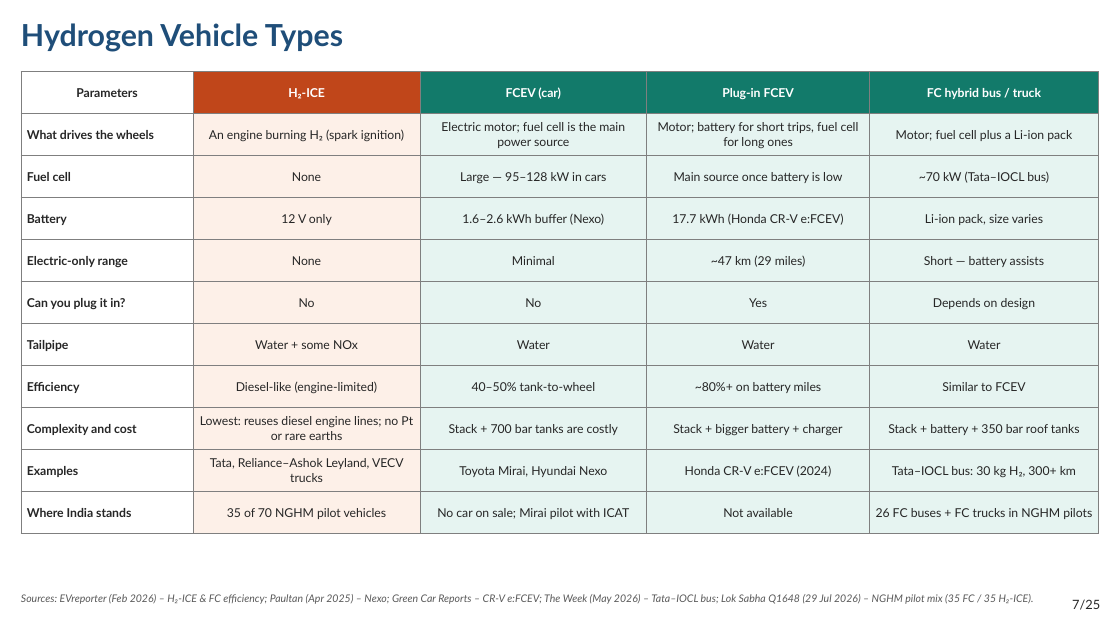
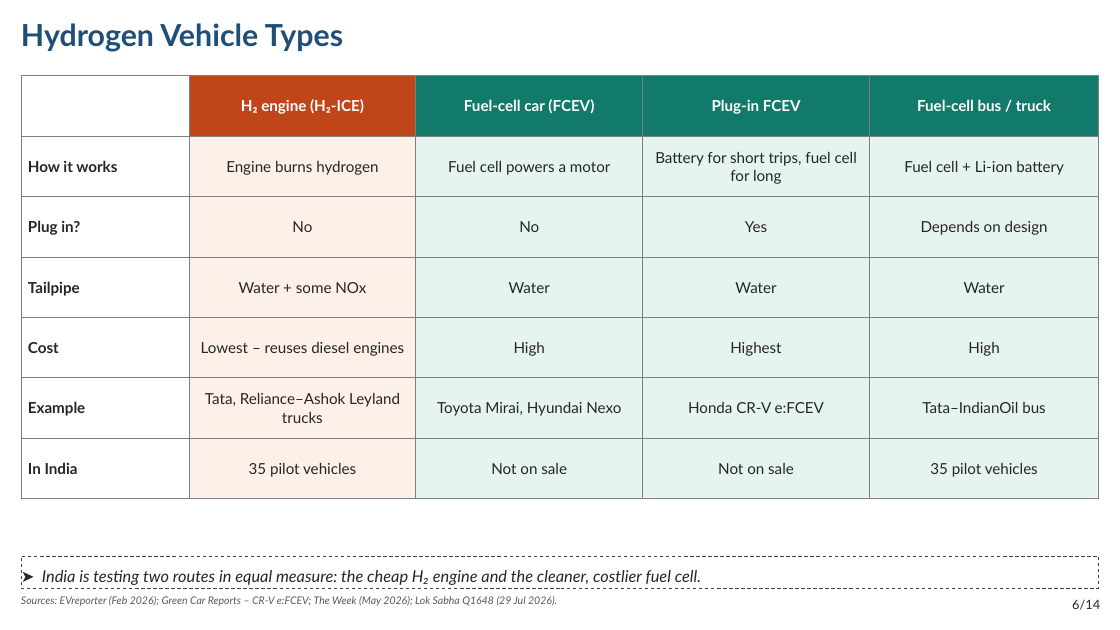
Before and after one commit to Crypto-ashish/hydrogen-car, a slide deck: slide 7 of Hydrogen_Vehicle_Study.pptx (slide 8 before the commit). Drawn at 1120x630 pixels with LibreOffice and Linux fonts; fonts in the diff are those of the drawing. Boxes give left, top, right and bottom in pixels: in the first picture for what was removed or moved away, otherwise in the second. Text is boxed around its words. In the diff, an @@ line names an element or a change of style, - is before the commit and + after.

```diff
--- a/Hydrogen_Vehicle_Study.pptx
+++ b/Hydrogen_Vehicle_Study.pptx
@@ table at (x1=21, y1=76, x2=1099, y2=481) @@
-row 1: Parameters | H₂-ICE | FCEV (car) | Plug-in FCEV | FC hybrid bus / truck
-row 2: What drives the wheels | An engine burning H₂ (spark ignition) | Electric motor; fuel cell is the main power source | Motor; battery for short trips, fuel cell for long ones | Motor; fuel cell plus a Li-ion pack
-row 3: Fuel cell | None | Large — 95–128 kW in cars | Main source once battery is low | ~70 kW (Tata–IOCL bus)
-row 4: Battery | 12 V only | 1.6–2.6 kWh buffer (Nexo) | 17.7 kWh (Honda CR-V e:FCEV) | Li-ion pack, size varies
-row 5: Electric-only range | None | Minimal | ~47 km (29 miles) | Short — battery assists
-row 6: Can you plug it in? | No | No | Yes | Depends on design
+row 1:  | H₂ engine (H₂-ICE) | Fuel-cell car (FCEV) | Plug-in FCEV | Fuel-cell bus / truck
+row 2: How it works | Engine burns hydrogen | Fuel cell powers a motor | Battery for short trips, fuel cell for long | Fuel cell + Li-ion battery
+row 3: Plug in? | No | No | Yes | Depends on design
-row 8: Efficiency | Diesel-like (engine-limited) | 40–50% tank-to-wheel | ~80%+ on battery miles | Similar to FCEV
-row 9: Complexity and cost | Lowest: reuses diesel engine lines; no Pt or rare earths | Stack + 700 bar tanks are costly | Stack + bigger battery + charger | Stack + battery + 350 bar roof tanks
-row 10: Examples | Tata, Reliance–Ashok Leyland, VECV trucks | Toyota Mirai, Hyundai Nexo | Honda CR-V e:FCEV (2024) | Tata–IOCL bus: 30 kg H₂, 300+ km
-row 11: Where India stands | 35 of 70 NGHM pilot vehicles | No car on sale; Mirai pilot with ICAT | Not available | 26 FC buses + FC trucks in NGHM pilots
+row 5: Cost | Lowest – reuses diesel engines | High | Highest | High
+row 6: Example | Tata, Reliance–Ashok Leyland trucks | Toyota Mirai, Hyundai Nexo | Honda CR-V e:FCEV | Tata–IndianOil bus
+row 7: In India | 35 pilot vehicles | Not on sale | Not on sale | 35 pilot vehicles
@@ table resized from (x1=21, y1=71, x2=1099, y2=523) to (x1=21, y1=76, x2=1099, y2=481) @@
@@ rectangle added at (x1=21, y1=556, x2=1099, y2=588), outline #404040 0.75 pt dashed, 14 pt, text #262626, italic @@
+➤ India is testing two routes in equal measure: the cheap H₂ engine and the cleaner, costlier fuel cell.
@@ text at (x1=21, y1=596, x2=557, y2=606): text changed @@
-Sources: EVreporter (Feb 2026) – H₂-ICE & FC efficiency; Paultan (Apr 2025) – Nexo; Green Car Reports – CR-V e:FCEV; The Week (May 2026) – Tata–IOCL bus; Lok Sabha Q1648 (29 Jul 2026) – NGHM pilot mix (35 FC / 35 H₂-ICE).
+Sources: EVreporter (Feb 2026); Green Car Reports – CR-V e:FCEV; The Week (May 2026); Lok Sabha Q1648 (29 Jul 2026).
@@ text at (x1=1072, y1=599, x2=1100, y2=610): text changed @@
-7/25
+6/14
```
Also in this commit, not shown: 12 other slides changed, 1 slide added, 12 slides removed, 1 other file.
